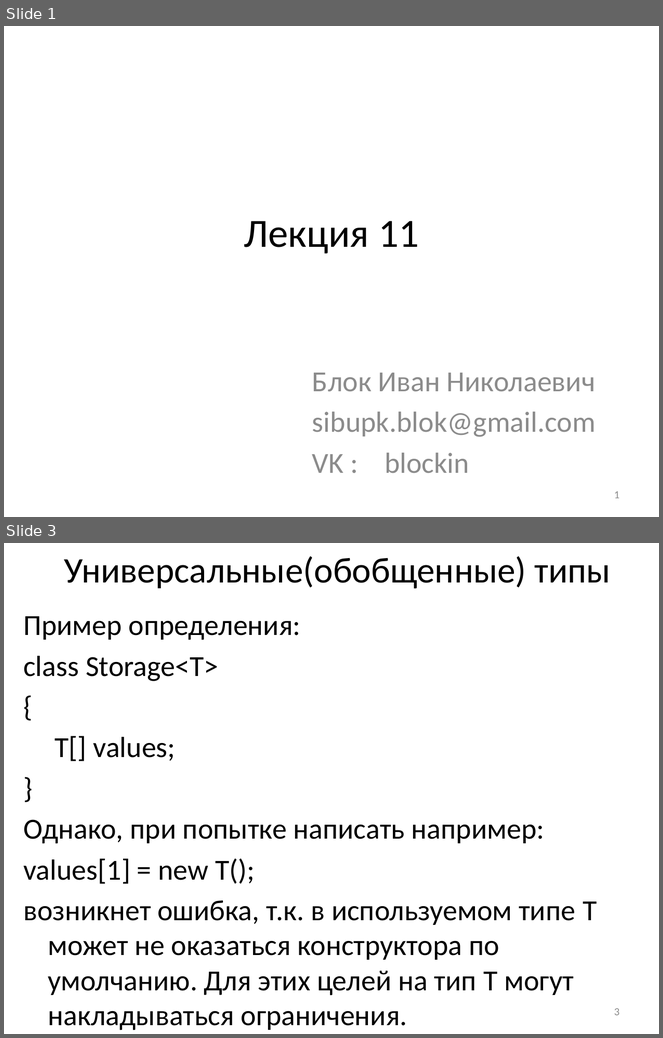
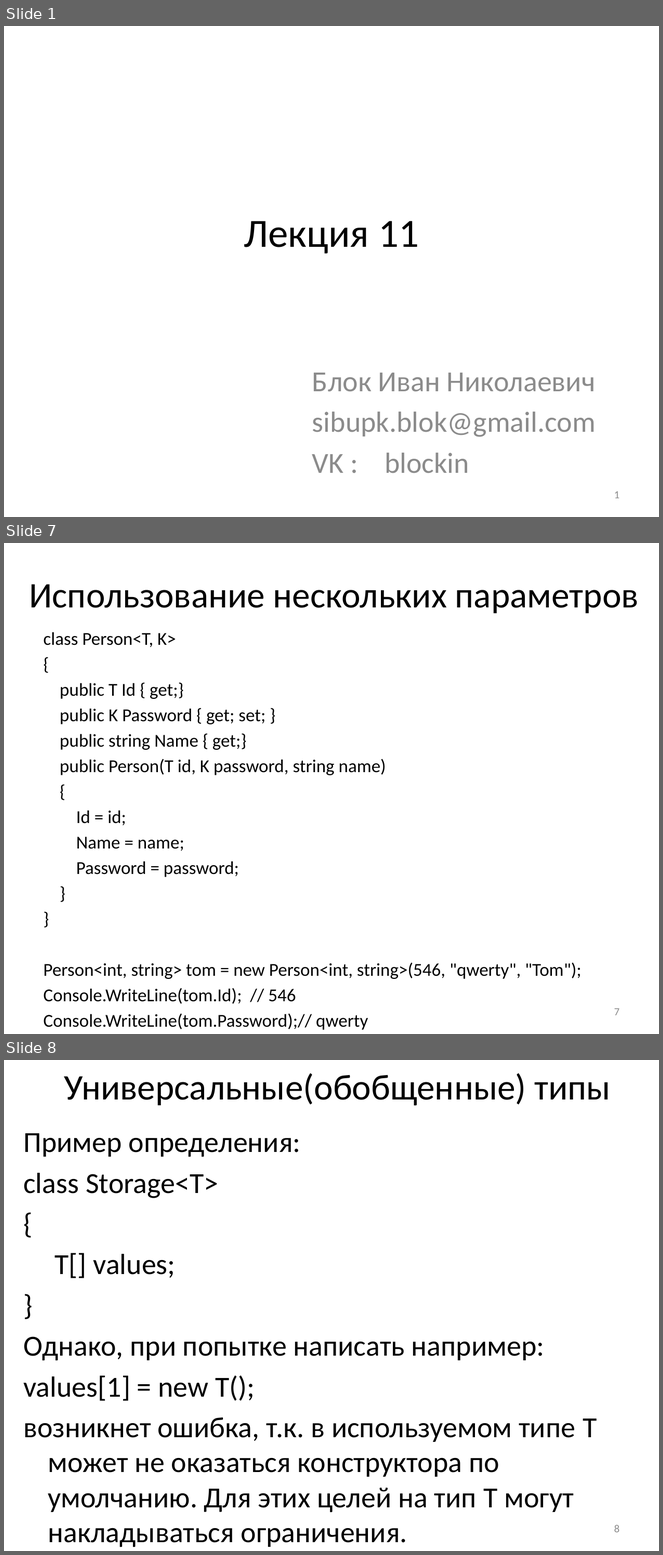
Before and after one commit to blockin90/lec_prog, a slide deck: Лекция 11 - универсальные типы, исключения.pptx. Shown one above the other, each under a label of ours: slides 1 and 3 before the commit, slides 1, 7 and 8 after it; the slides between them are not shown. The pictures are 663x1038 and 663x1555 pixels, drawn with LibreOffice and Linux fonts; fonts in the diff are those of the drawing. Boxes give left, top, right and bottom in pixels: in the first picture for what was removed or moved away, otherwise in the second. Text is boxed around its words. In the diff, an @@ line names an element or a change of style, - is before the commit and + after.

```diff
--- a/Лекция 11 - универсальные типы, исключения.pptx
+++ b/Лекция 11 - универсальные типы, исключения.pptx
@@ slide 7 added at [4,543,659,1034], background #FFFFFF @@
@@ title added at [29,584,639,614], 39.6 pt, text #000000 @@
+Использование нескольких параметров
@@ text added at [44,632,582,1004], 20 pt, text #000000 @@
+class Person<T, K>
+{
+public T Id { get;}
+public K Password { get; set; }
+public string Name { get;}
+public Person(T id, K password, string name)
+{
+Id = id;
+Name = name;
+Password = password;
+}
+}
+Person<int, string> tom = new Person<int, string>(546, "qwerty", "Tom");
+Console.WriteLine(tom.Id); // 546
+Console.WriteLine(tom.Password);// qwerty
@@ page number added at [614,1008,620,1016], 12 pt, text #8C8C8C @@
+7
@@ what was slide 3 is now slide 8 @@
@@ page number at [614,1525,620,1533]: text changed @@
-3
+8
```
Also in this commit, not shown: 2 slides changed, 4 other slides added.
